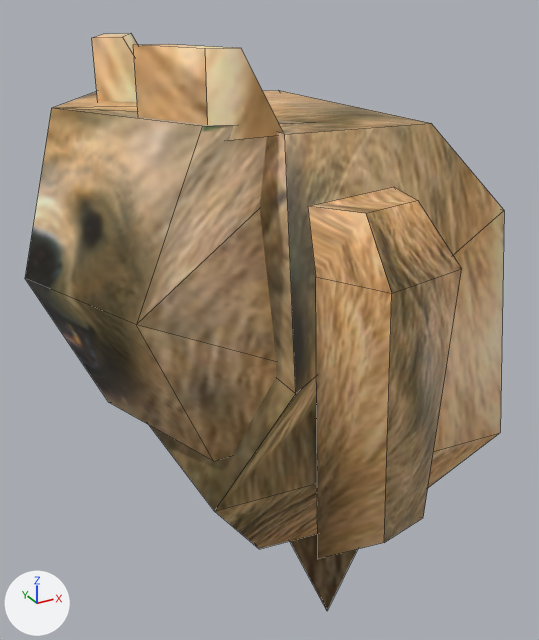
A saved change to the FBX model Proyecto_Unity/Assets/Models/Animales/Oso 01.fbx.
The view is the same before and after, from a 50 mm lens placed at (-0.0204, -0.0171, 0.032), pointed at (-0.0015, 0.0173, 0.0148). The axes (+X, +Y, +Z) are drawn at lower left. The lights are the same throughout. Mesh edges are drawn as thin lines. Where no turn or scale is listed for an object, it has been applied to the vertices.

The first picture shows 'Oso1'.
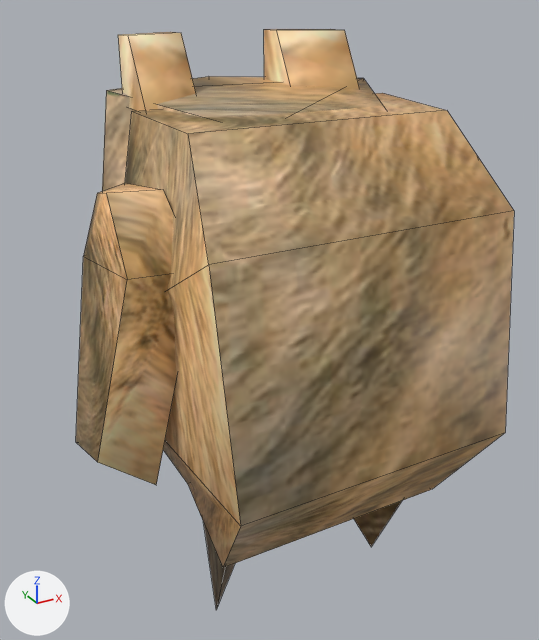
Where the change shows, as pixel boxes (x1, y1, x2, y2) in the pictures (539 x 640 px; the box of a moved part takes in the faces that stretch with it):
```json
{"object": "Oso1", "change": "reshaped", "before": [25, 33, 504, 610], "after": [76, 29, 514, 609], "on screen": "9% narrower"}
{"part": 1, "of": "me_oso1", "change": "moved or reshaped", "before": [133, 44, 283, 140], "after": [118, 32, 196, 111]}
{"part": 2, "of": "me_oso1", "change": "moved or reshaped", "before": [92, 33, 138, 102], "after": [264, 29, 360, 89]}
{"part": 3, "of": "me_oso1", "change": "rebuilt", "before": [149, 91, 504, 549], "after": [125, 93, 514, 568]}
{"part": 4, "of": "me_oso1", "change": "rebuilt", "before": [25, 92, 303, 461], "after": [102, 76, 383, 191]}
{"part": 5, "of": "me_oso1", "change": "deleted", "before": [308, 187, 461, 559], "on screen": "brown"}
{"part": 6, "of": "me_oso1", "change": "deleted", "before": [290, 534, 357, 610], "on screen": "brown"}
{"part": 7, "of": "me_oso1", "change": "added", "after": [76, 183, 402, 609], "on screen": "brown"}
```

Scene script edits in JSON lines:
```json
{"block": "me_oso1", "where": "# used by ob_oso1; location = (-0.0014, 0.01624, -0.00023)"}
{"op": "remove", "block": "me_oso1", "code": "me_oso1.from_pydata(...)  # 77 vertices, 64 faces; spans x -0.0133..0.008, y -0.0132..0.0146, z -0.0012..0.0303"}
{"op": "add", "block": "me_oso1", "code": "me_oso1.from_pydata(...)  # 77 vertices, 64 faces; spans x -0.012..0.0133, y -0.0099..0.0111, z -0.0012..0.0303"}
{"block": "me_oso1", "change": "me_oso1 part 1: the loose piece of 8 vertices spanning x -0.0085..-0.0036, y -0.0066..-0.0032, z 0.0269..0.0303 is turned -90 degrees about the z axis through its middle, then moved by (0.0012, 0.0087, 0.0)"}
{"block": "me_oso1", "change": "me_oso1 part 2: the loose piece of 8 vertices spanning x -0.0085..-0.0036, y 0.0025..0.0059, z 0.0269..0.0303 is turned -90 degrees about the z axis through its middle, then moved by (0.0102, -0.0003, 0.0)"}
{"block": "me_oso1", "change": "me_oso1 part 3: the loose piece of 16 vertices spanning x -0.0079..0.008, y -0.0098..0.0102, z 0.0049..0.027 is rebuilt with 16 vertices and now spans x -0.009..0.0094, y -0.0099..0.0058, z 0.0049..0.027"}
{"block": "me_oso1", "change": "me_oso1 part 4: the loose piece of 13 vertices spanning x -0.0133..0.0042, y -0.0072..0.0076, z 0.0128..0.0276 is rebuilt with 13 vertices and now spans x -0.0072..0.0076, y -0.0064..0.0111, z 0.0128..0.0276"}
{"block": "me_oso1", "change": "me_oso1 part 5: the loose piece of 12 vertices spanning x -0.0041..0.003, y -0.0132..-0.0077, z 0.0084..0.0244 is deleted"}
{"block": "me_oso1", "change": "me_oso1 part 6: the loose piece of 4 vertices spanning x -0.0037..0.0031, y -0.006..-0.0014, z -0.0012..0.0082 is deleted"}
{"block": "me_oso1", "change": "me_oso1 part 7"}
{"block": "me_oso1", "change": "32 vertices are added at x -0.012..0.0133, y -0.0059..0.0016, z -0.0012..0.0244"}
{"block": "me_oso1", "change": "24 new faces join them"}
```
